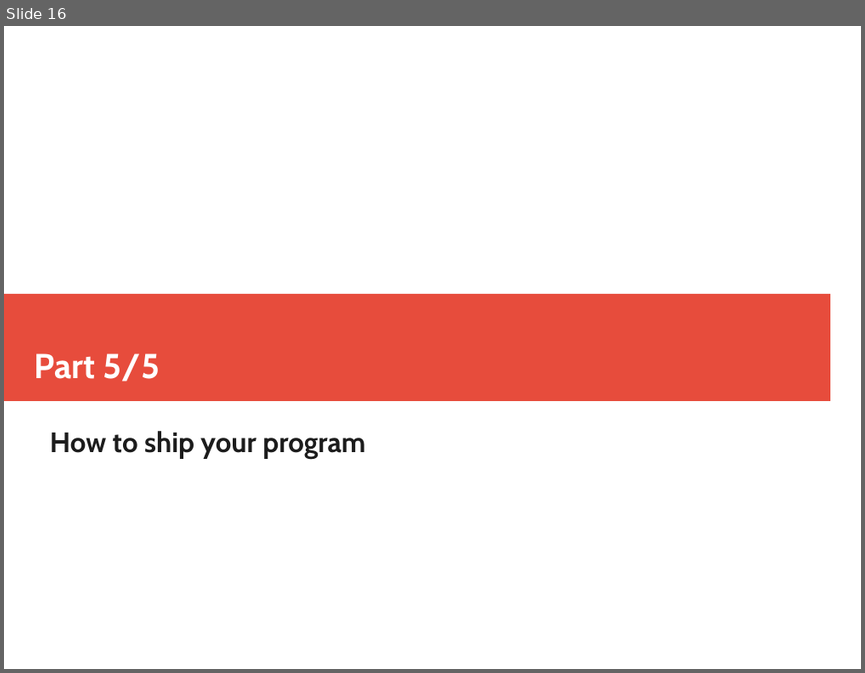
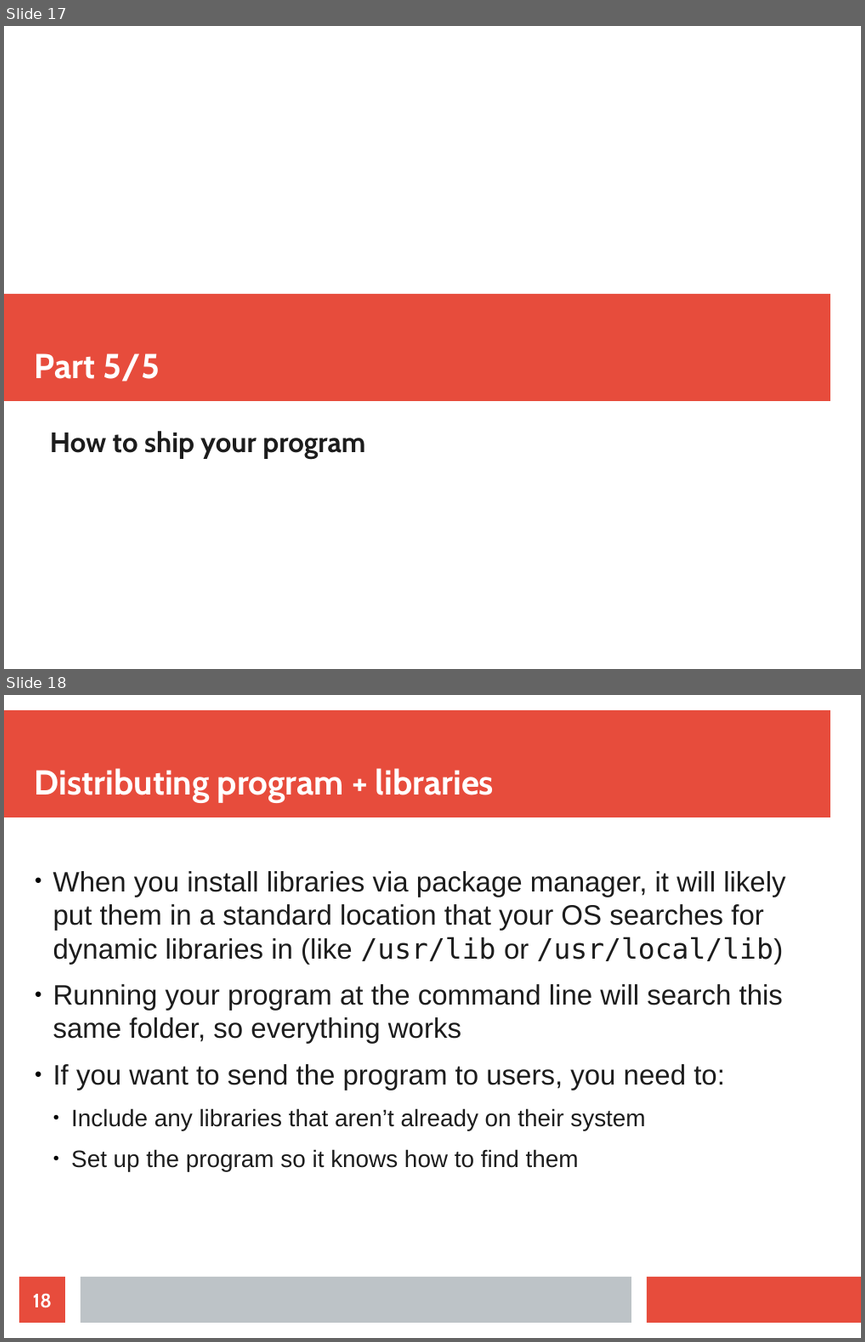
Before and after one commit to mtolly/haskell-c-talk, a slide deck: presentation.odp. Shown one above the other, each under a label of ours: slide 16 before the commit, slides 17 and 18 after it. The pictures are 865x673 and 865x1342 pixels, drawn with LibreOffice and Linux fonts; fonts in the diff are those of the drawing. Boxes give left, top, right and bottom in pixels: in the first picture for what was removed or moved away, otherwise in the second. Text is boxed around its words. In the diff, an @@ line names an element or a change of style, - is before the commit and + after.

```diff
--- a/presentation.odp
+++ b/presentation.odp
@@ slide 18 added at (x1=4, y1=695, x2=861, y2=1338), background #FFFFFF @@
@@ rectangle added at (x1=4, y1=710, x2=830, y2=818), fill #E74C3C @@
@@ title added at (x1=35, y1=768, x2=494, y2=803), 32 pt, text #FFFFFF, bold @@
+Distributing program + libraries
@@ text added at (x1=53, y1=871, x2=785, y2=1171), 26 pt, text #1C1C1C @@
+● When you install libraries via package manager, it will likely put them in a standard location that your OS searches for dynamic libraries in (like /usr/lib or /usr/local/lib)
+● Running your program at the command line will search this same folder, so everything works
+● If you want to send the program to users, you need to:
+  ● Include any libraries that aren’t already on their system
+  ● Set up the program so it knows how to find them
@@ page number added at (x1=19, y1=1276, x2=65, y2=1322), fill #E74C3C, 18 pt, text #FFFFFF, bold @@
+18
@@ rectangle added at (x1=80, y1=1276, x2=631, y2=1322), fill #BDC3C7 @@
@@ rectangle added at (x1=647, y1=1276, x2=861, y2=1322), fill #E74C3C @@
@@ what was slide 16 is now slide 17 @@
```
Also in this commit, not shown: 1 slide changed, 4 other slides added.
